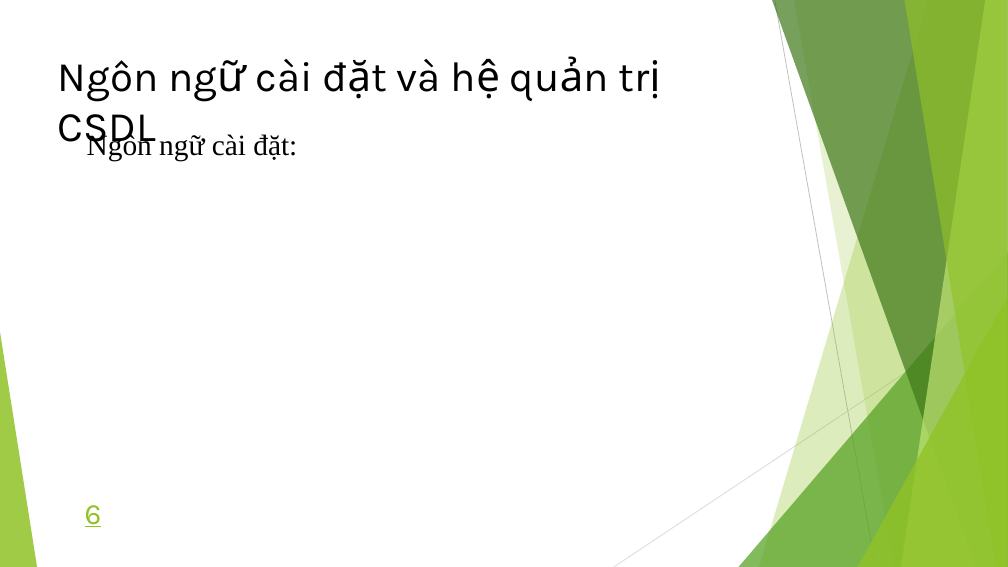
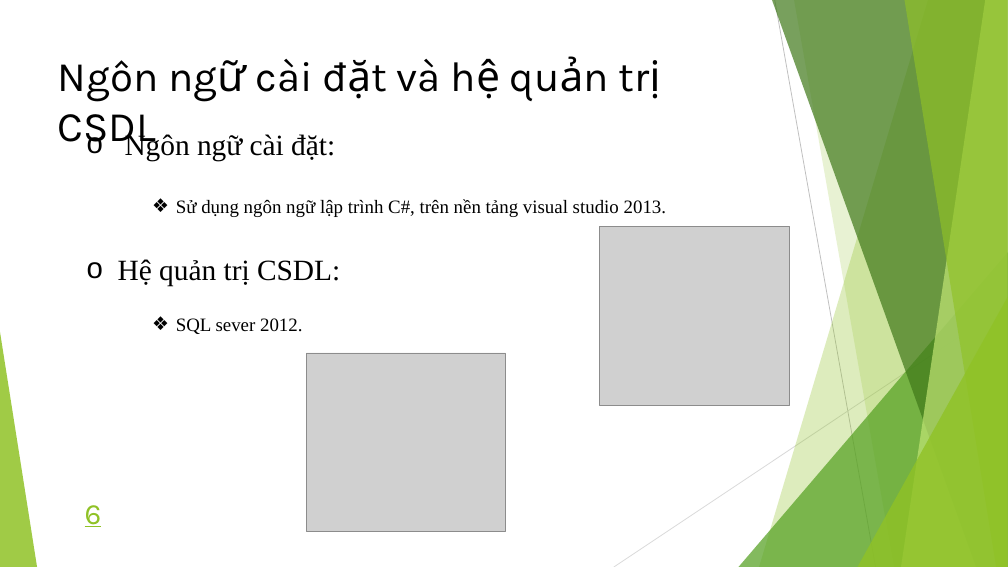
Before and after one commit to BuiMinhHieu/BaiTapTotNgiep, a slide deck: slide 6 of slie thuyet trinh.pptx. Drawn at 1008x567 pixels with LibreOffice and Linux fonts; fonts in the diff are those of the drawing; grey boxes stand for pictures. Boxes give left, top, right and bottom in pixels: in the first picture for what was removed or moved away, otherwise in the second. Text is boxed around its words. In the diff, an @@ line names an element or a change of style, - is before the commit and + after.

```diff
--- a/slie thuyet trinh.pptx
+++ b/slie thuyet trinh.pptx
@@ text "Ngôn ngữ cài đặt:" at bbox=[125, 132, 335, 161]: bullet none to o @@
@@ text added at bbox=[176, 199, 666, 217], 18 pt, text #000000 @@
+❖ Sử dụng ngôn ngữ lập trình C#, trên nền tảng visual studio 2013.
@@ picture added at bbox=[600, 226, 790, 405] @@
@@ text added at bbox=[118, 259, 340, 286], 28 pt, text #000000 @@
+o Hệ quản trị CSDL:
@@ text added at bbox=[176, 318, 302, 334], 18 pt, text #000000 @@
+❖ SQL sever 2012.
@@ picture added at bbox=[306, 353, 505, 532] @@
```
Also in this commit, not shown: 4 slides added, 7 other files.
